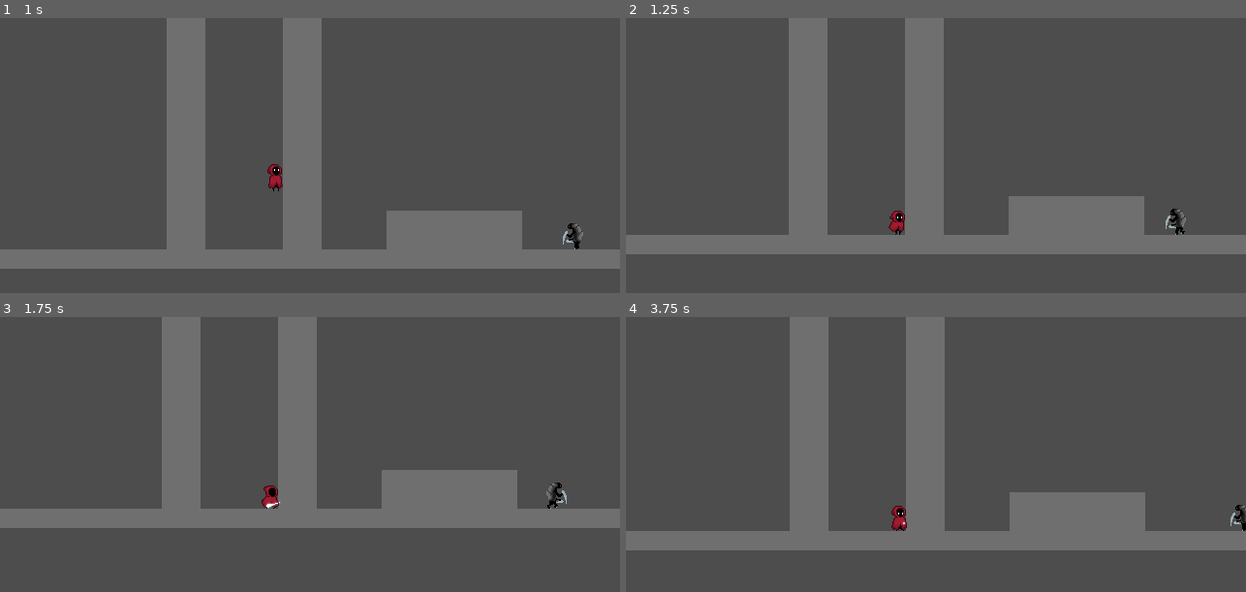
Above: before the commit, frames 1-4 (two rows, left to right).
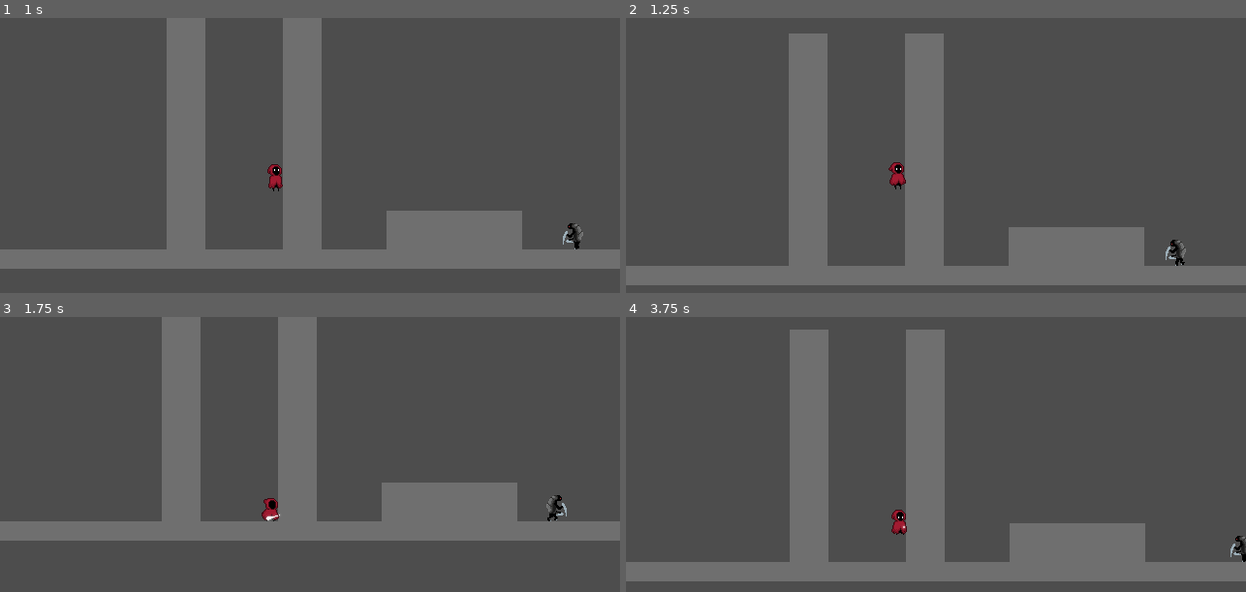
Above: after the commit, the same moments.

Repository: urboifox/platformer
Game: Godot game, scene res://scenes/game.tscn
Two runs of this game, one before a commit and one after it. Both use one fixed random seed, a clock stepped at 60 frames per second and the inputs below.
Inputs:
- Up to frame 1 (1 s): hold Right (right) from 0.53 s (still down); tap Space (jump) at 0.6, 0.77 s
- Up to frame 2 (1.25 s): keep holding Right (right); tap Space (jump) at 1.07 s
- Up to frame 3 (1.75 s): keep holding Right (right); tap Q (attack) at 1.35 s; tap Space (jump) at 1.52, 1.55 s
- Up to frame 4 (3.75 s): tap Space (jump) at 1.82, 2.3, 2.85, 3.02, 3.32 s; release Right (right) at 2.03 s; hold Left (left) 2.03-2.78 s; tap E (dash) at 2.1 s; hold Right (right) from 2.78 s (still down); tap Q (attack) at 3.6 s

Frame 1 is identical in both runs. In frame 2, 17% of the frame differs, in the area x 0-100%, y 0-98%; in frame 3, 8.9%; in frame 4, 16%.

Commit message:
feat: add double jump

Diff:
--- a/scenes/player/player.gd
+++ b/scenes/player/player.gd
@@ -20,6 +20,7 @@
 var apply_gravity: bool = true
 var last_wall_side: float = 0.0 # used for wall slide
 var air_dashes: int
+var air_jumps: int
 
 signal finished_level()
 
@@ -27,6 +28,7 @@
 func _ready() -> void:
 	hp = stats.health
 	air_dashes = stats.air_dashes
+	air_jumps = stats.air_jumps
 	state_machine.start()
 
 
@@ -42,6 +44,7 @@
 
 	if is_on_floor():
 		air_dashes = stats.air_dashes
+		air_jumps = stats.air_jumps
 		last_wall_side = -signf(wall_check.get_collision_normal().x) if wall_check.is_colliding() else 0.0
 
 	move_and_slide()
--- a/scenes/player/states/player_state.gd
+++ b/scenes/player/states/player_state.gd
@@ -25,3 +25,12 @@
 		player.air_dashes -= 1
 
 	return true
+
+
+func try_air_jump() -> bool:
+	if not Input.is_action_just_pressed("jump"):
+		return false
+	if player.air_jumps <= 0:
+		return false
+	player.air_jumps -= 1
+	return true
--- a/scenes/player/states/player_state_fall.gd
+++ b/scenes/player/states/player_state_fall.gd
@@ -13,6 +13,9 @@
 	if try_dash():
 		return state_machine.transition("Dash")
 
+	if try_air_jump():
+		return state_machine.transition("Jump")
+
 	if player.is_on_floor():
 		Audio.play("land", 0.5)
 		return state_machine.transition(player.land_state())
@@ -21,7 +24,7 @@
 		Audio.play_loop("falling")
 
 	if player.is_on_wall():
-		if player.last_wall_side != -signf(player.get_wall_normal().x):
+		if signf(Input.get_axis("left", "right")) == player.last_wall_side:
 			return state_machine.transition("WallSlide")
 
 	if player.coyote_timer > 0.0 and Input.is_action_just_pressed("jump"):
--- a/scenes/player/states/player_state_jump.gd
+++ b/scenes/player/states/player_state_jump.gd
@@ -12,6 +12,9 @@
 func physics_update(delta: float) -> void:
 	if try_dash():
 		return state_machine.transition("Dash")
+
+	if try_air_jump():
+		return state_machine.transition("Jump")
 
 	if player.is_on_floor():
 		return state_machine.transition(player.land_state())
--- a/scenes/player/states/player_state_wall_slide.gd
+++ b/scenes/player/states/player_state_wall_slide.gd
@@ -21,6 +21,9 @@
 	if signf(Input.get_axis("left", "right")) != player.last_wall_side:
 		return state_machine.transition("Fall")
 
+	if player.is_on_floor():
+		return state_machine.transition(player.ground_state())
+
 	player.velocity.y = player.stats.wall_slide_velocity
 	player.coyote_timer = player.stats.coyote_time
 	player.move_x(player.stats.speed, delta)
--- a/scripts/movement_stats.gd
+++ b/scripts/movement_stats.gd
@@ -19,3 +19,4 @@
 @export var wall_slide_velocity: float = 50.0
 @export var dash_time: float = 0.15
 @export var air_dashes: int = 1
+@export var air_jumps: int = 1
